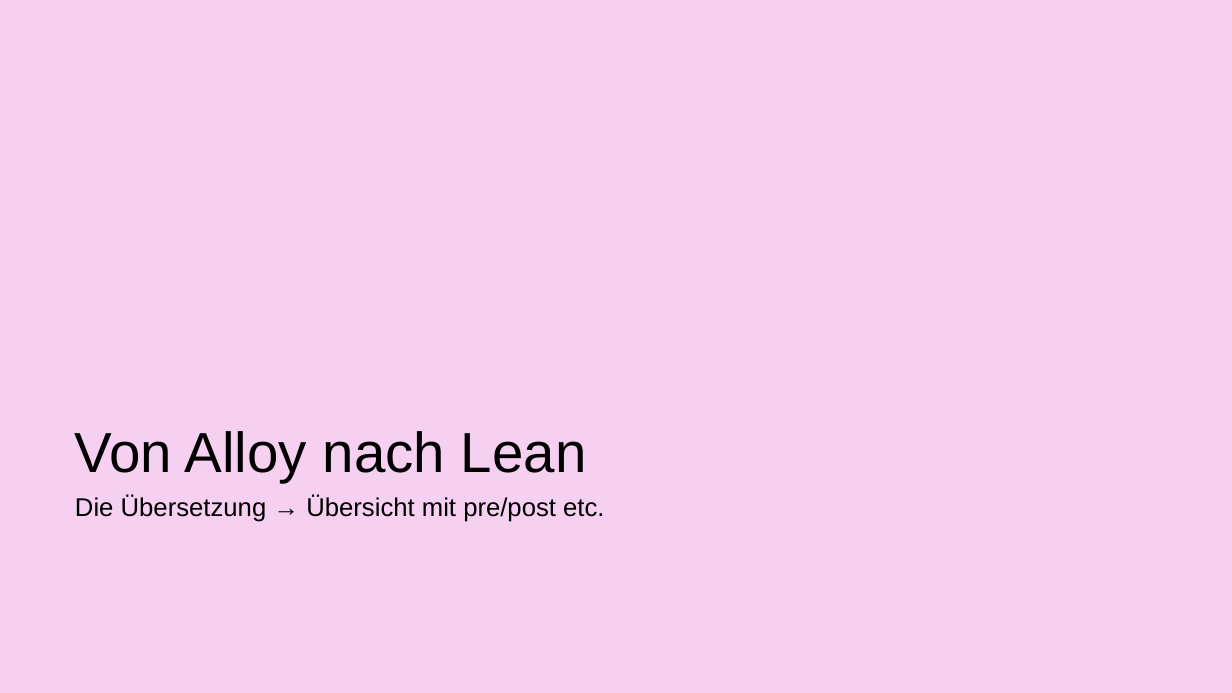
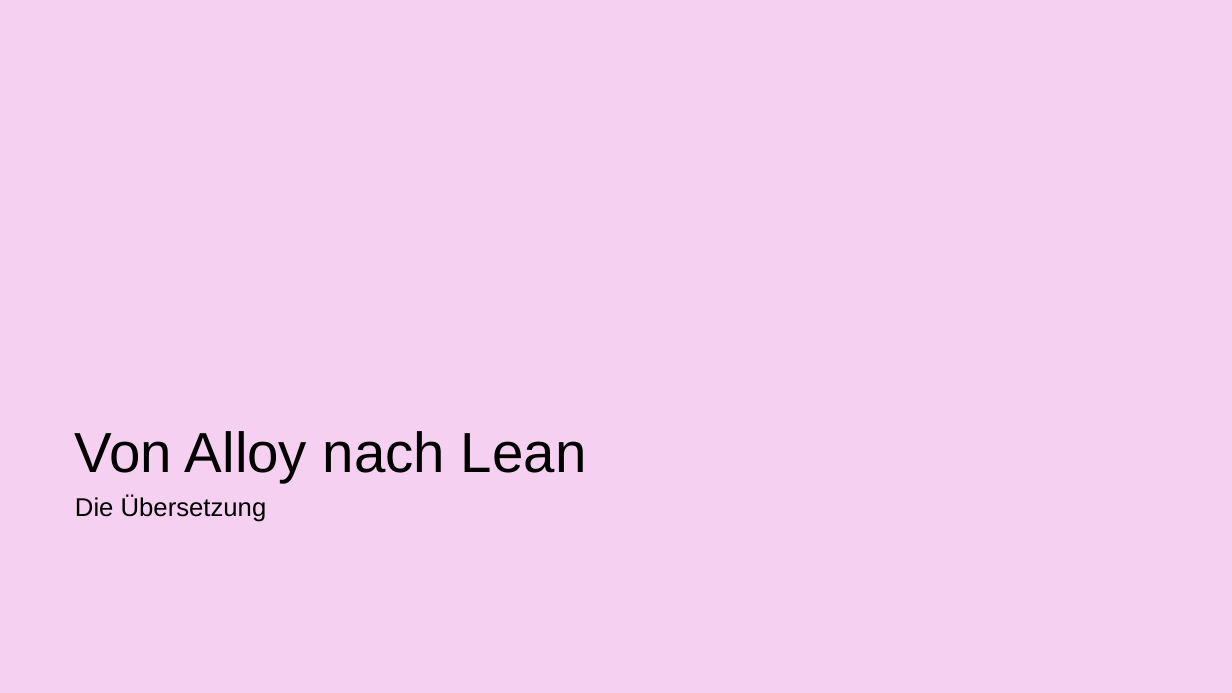
Before and after one commit to AnnaLiviaMartin/rs-smart-home, a slide deck: slide 43 of presentation/Smart_Home_Zugangskontrollsystem.pptx. Drawn at 1232x693 pixels with LibreOffice and Linux fonts; fonts in the diff are those of the drawing; background and template pictures are left out. Boxes give left, top, right and bottom in pixels: in the first picture for what was removed or moved away, otherwise in the second. Text is boxed around its words. In the diff, an @@ line names an element or a change of style, - is before the commit and + after.

```diff
--- a/presentation/Smart_Home_Zugangskontrollsystem.pptx
+++ b/presentation/Smart_Home_Zugangskontrollsystem.pptx
@@ text at <box>75,495,267,522</box>: text changed @@
-Die Übersetzung → Übersicht mit pre/post etc.
+Die Übersetzung
```
Also in this commit, not shown: 11 other slides changed, 1 slide added, 7 slides removed.
